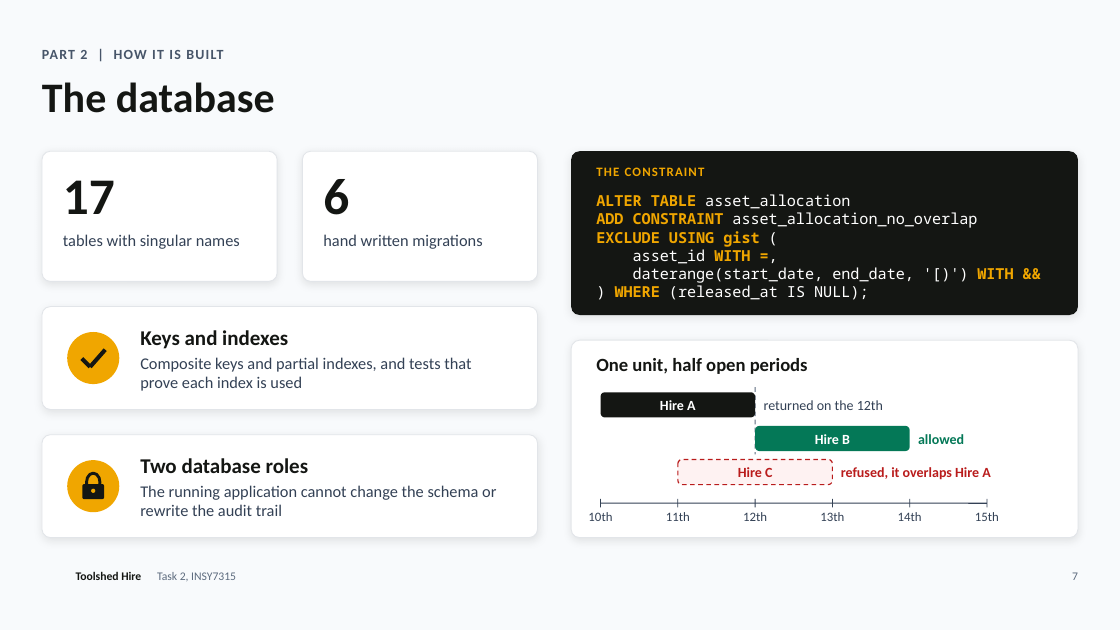
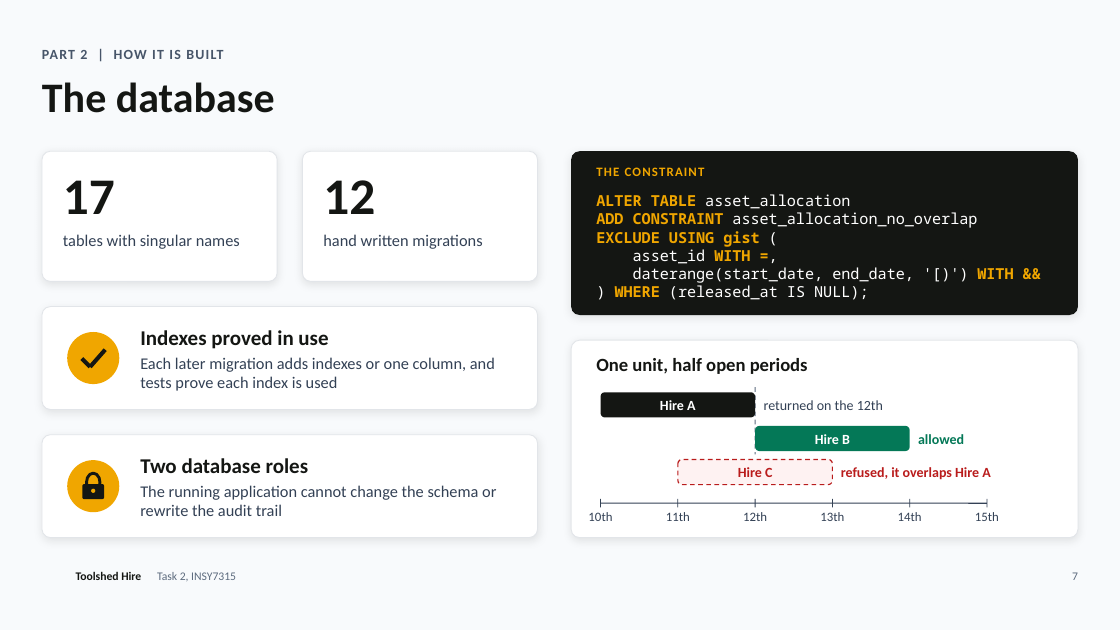
Before and after one commit to teon-artilionAI/toolshed-hire, a slide deck: slide 7 of docs/task2/slides/toolshed-hire-task-2.pptx. Drawn at 1120x630 pixels with LibreOffice and Linux fonts; fonts in the diff are those of the drawing; background and template pictures are left out. Boxes give left, top, right and bottom in pixels: in the first picture for what was removed or moved away, otherwise in the second. Text is boxed around its words. In the diff, an @@ line names an element or a change of style, - is before the commit and + after.

```diff
--- a/docs/task2/slides/toolshed-hire-task-2.pptx
+++ b/docs/task2/slides/toolshed-hire-task-2.pptx
@@ text at box(323, 180, 375, 214): text changed @@
-6
+12
@@ text at box(140, 330, 495, 391): text changed @@
-Keys and indexes
-Composite keys and partial indexes, and tests that prove each index is used
+Indexes proved in use
+Each later migration adds indexes or one column, and tests prove each index is used
```
Also in this commit, not shown: 12 other slides changed, 1 other file.
